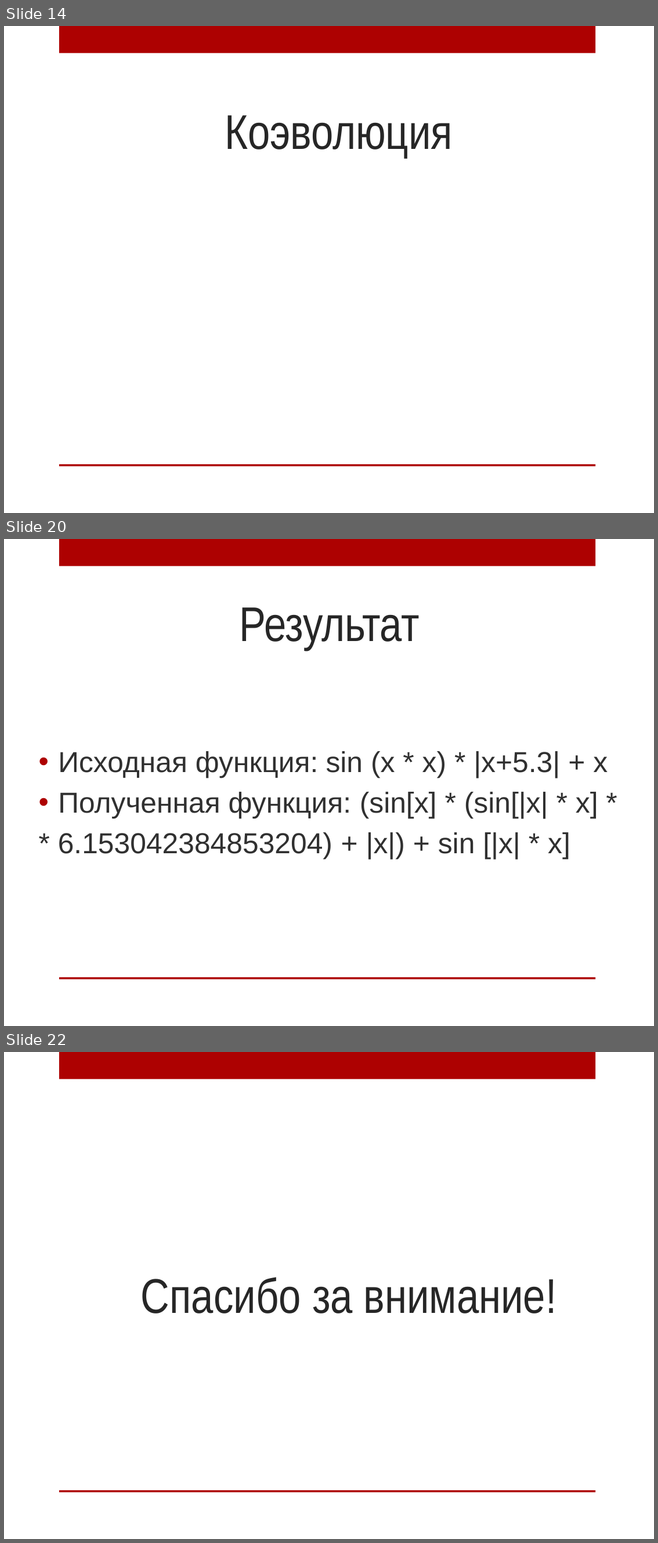
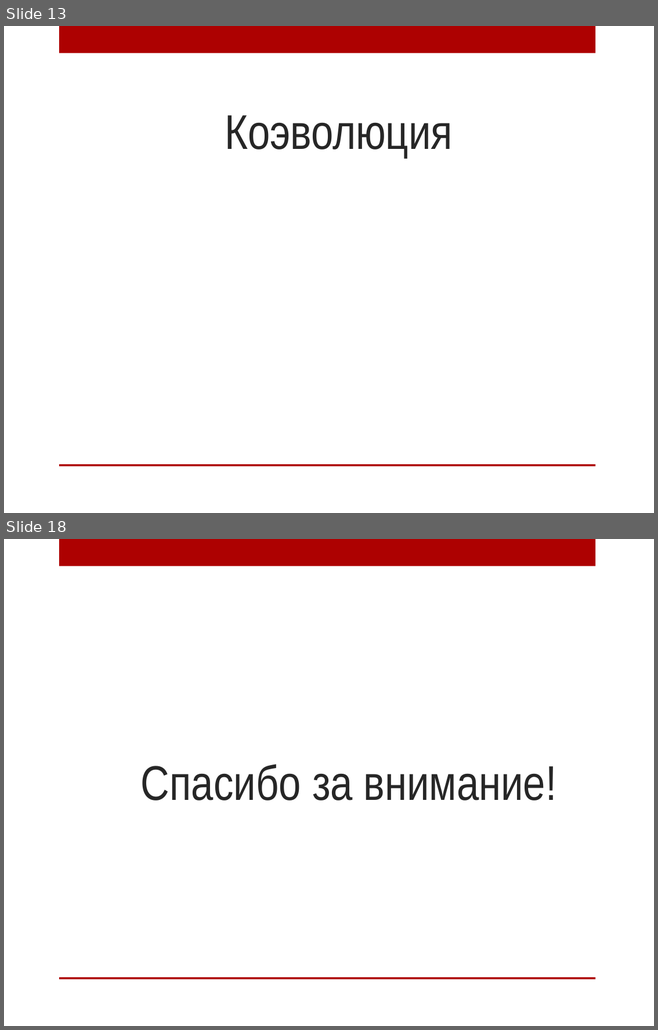
Before and after one commit to AnnaIbakaeva/Genetic, a slide deck: Диплом/Магистратура.pptx. Shown one above the other, each under a label of ours: slides 14, 20 and 22 before the commit, slides 13 and 18 after it; the slides between them are not shown. The pictures are 658x1543 and 658x1030 pixels, drawn with LibreOffice and Linux fonts; fonts in the diff are those of the drawing; grey boxes stand for pictures; background and template pictures are left out. Boxes give left, top, right and bottom in pixels: in the first picture for what was removed or moved away, otherwise in the second. Text is boxed around its words. In the diff, an @@ line names an element or a change of style, - is before the commit and + after.

```diff
--- a/Диплом/Магистратура.pptx
+++ b/Диплом/Магистратура.pptx
@@ slide 20 removed at box(4, 539, 654, 1026), background picture (left out); not listed: 2 template elements that a slide beside it also shows @@
@@ title removed at box(239, 607, 419, 650) @@
-Результат
@@ text removed at box(58, 751, 607, 859) @@
-• Исходная функция: sin (x * x) * |x+5.3| + x
-• Полученная функция: (sin[x] * (sin[|x| * x] *
-* 6.153042384853204) + |x|) + sin [|x| * x]
@@ what was slide 14 is now slide 13 @@
@@ what was slide 22 is now slide 18 @@
```
Also in this commit, not shown: 3 slides changed, 3 slides added, 6 other slides removed, 2 other files.
